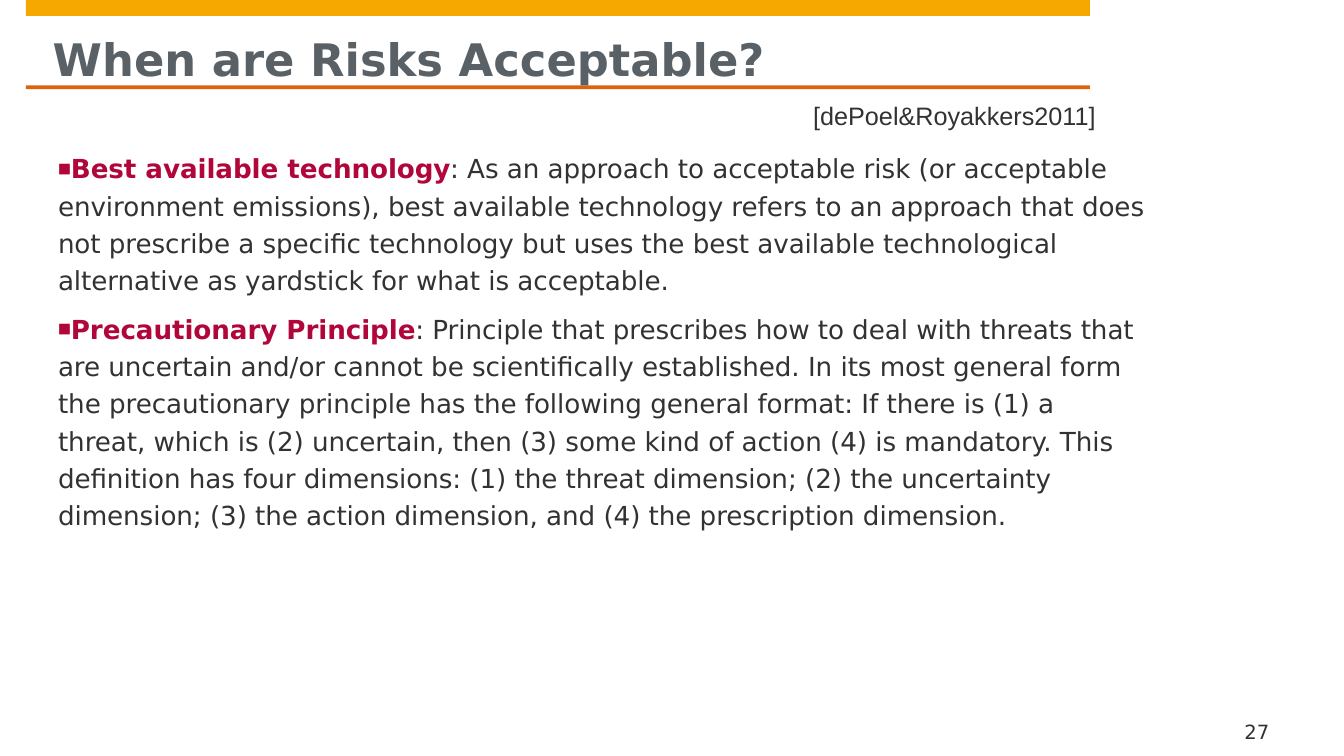
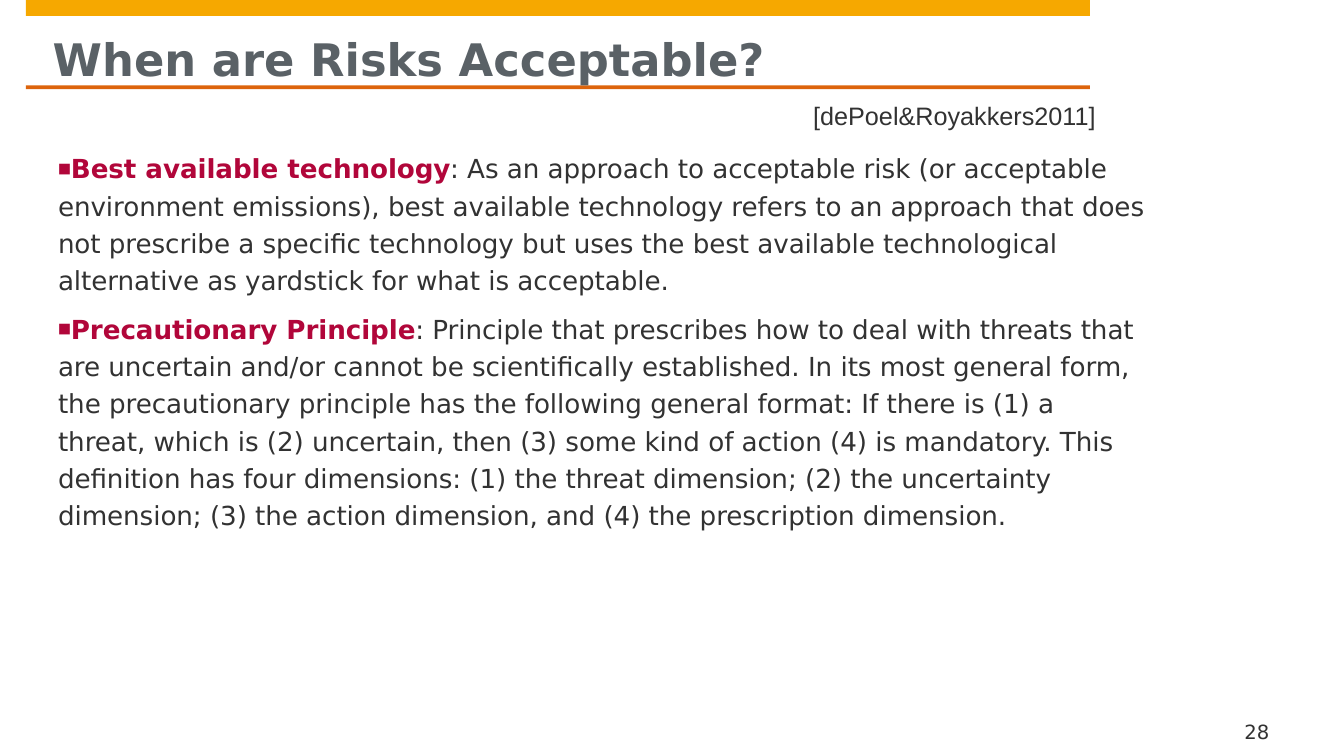
Before and after one commit to hpi-sam/Responsible-AI, a slide deck: slide 28 of 6. Normative Argumentation.pptx (slide 27 before the commit). Drawn at 1344x756 pixels with LibreOffice and Linux fonts; fonts in the diff are those of the drawing; background and template pictures are left out. Boxes give left, top, right and bottom in pixels: in the first picture for what was removed or moved away, otherwise in the second. Text is boxed around its words. In the diff, an @@ line names an element or a change of style, - is before the commit and + after.

```diff
--- a/6. Normative Argumentation.pptx
+++ b/6. Normative Argumentation.pptx
@@ text at (x1=58, y1=319, x2=1134, y2=531): text changed @@
-◼︎ Precautionary Principle: Principle that prescribes how to deal with threats that are uncertain and/or cannot be scientifically established. In its most general form the precautionary principle has the following general format: If there is (1) a threat, which is (2) uncertain, then (3) some kind of action (4) is mandatory. This definition has four dimensions: (1) the threat dimension; (2) the uncertainty dimension; (3) the action dimension, and (4) the prescription dimension.
+◼︎ Precautionary Principle: Principle that prescribes how to deal with threats that are uncertain and/or cannot be scientifically established. In its most general form, the precautionary principle has the following general format: If there is (1) a threat, which is (2) uncertain, then (3) some kind of action (4) is mandatory. This definition has four dimensions: (1) the threat dimension; (2) the uncertainty dimension; (3) the action dimension, and (4) the prescription dimension.
@@ page number at (x1=1244, y1=724, x2=1269, y2=740): text changed @@
-27
+28
```
Also in this commit, not shown: 4 other slides changed, 2 slides added.
